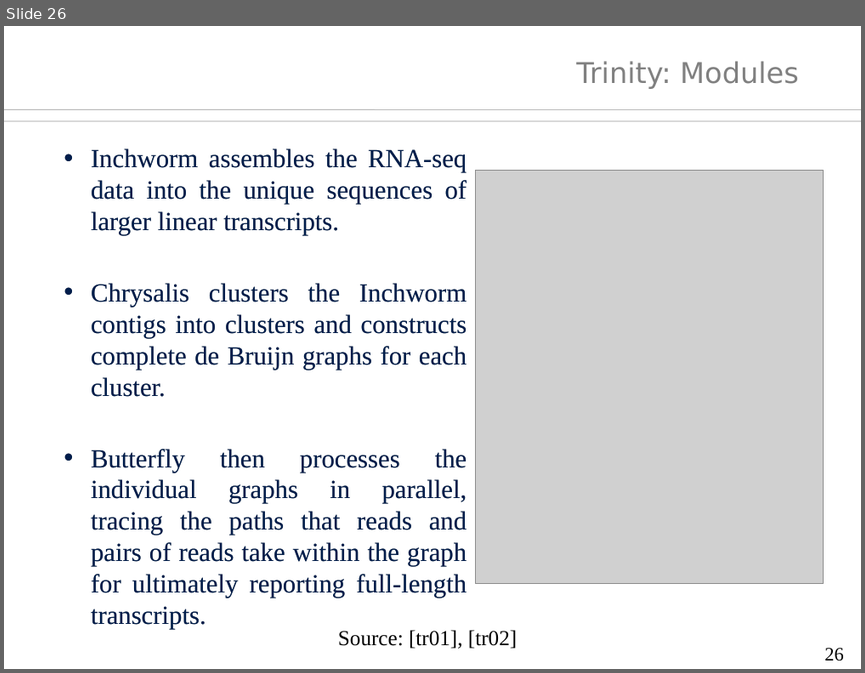
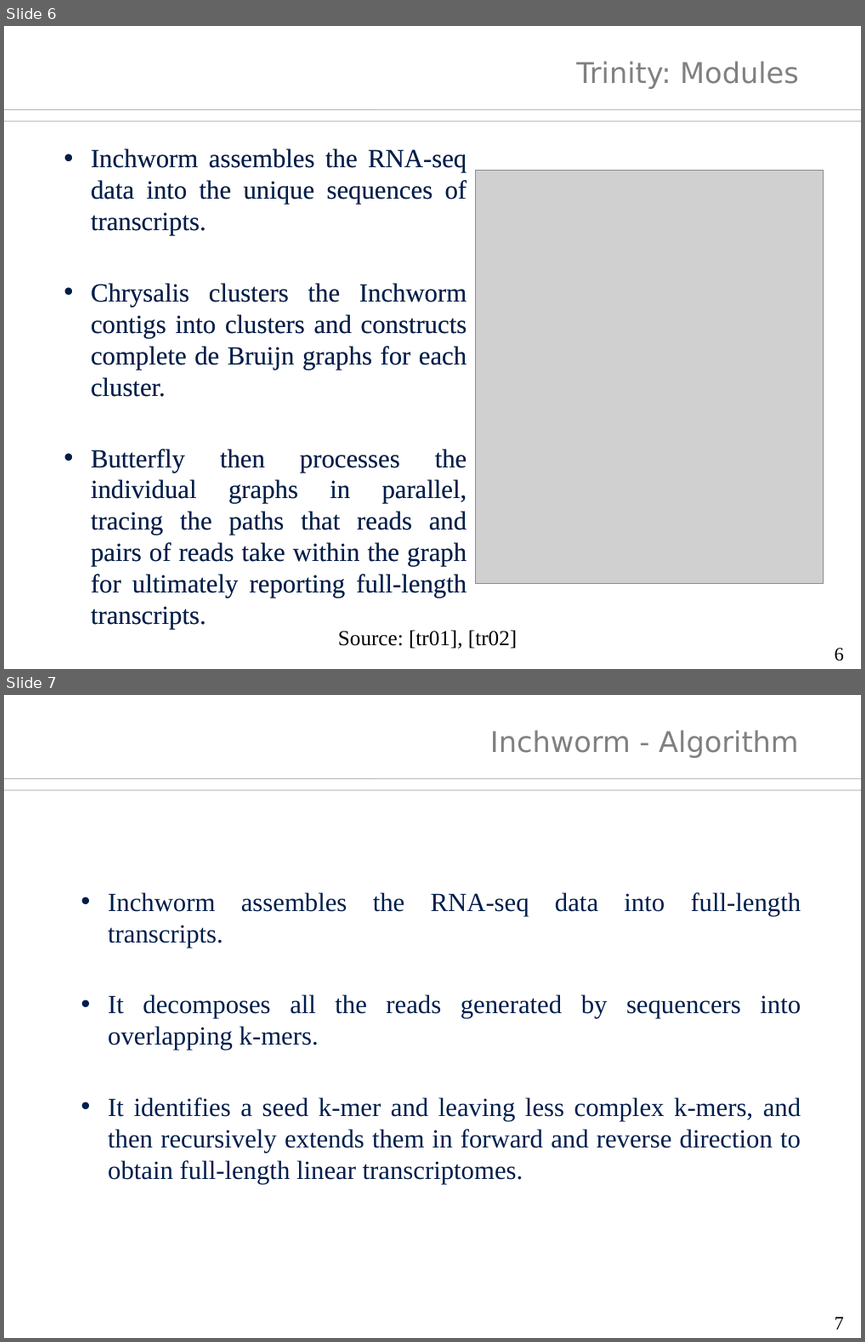
Before and after one commit to sh-ankur/parallel-inchworm, a slide deck: thesis/thesis-ppt.odp. Shown one above the other, each under a label of ours: slide 26 before the commit, slides 6 and 7 after it. The pictures are 865x673 and 865x1342 pixels, drawn with LibreOffice and Linux fonts; fonts in the diff are those of the drawing; grey boxes stand for pictures; background and template pictures are left out. Boxes give left, top, right and bottom in pixels: in the first picture for what was removed or moved away, otherwise in the second. Text is boxed around its words. In the diff, an @@ line names an element or a change of style, - is before the commit and + after.

```diff
--- a/thesis/thesis-ppt.odp
+++ b/thesis/thesis-ppt.odp
@@ slide 7 added at (x1=4, y1=695, x2=861, y2=1338), background #FFFFFF; not listed: 2 template elements that a slide beside it also shows @@
@@ title added at (x1=490, y1=730, x2=799, y2=758), 24 pt, text #808080 @@
+Inchworm - Algorithm
@@ text added at (x1=108, y1=892, x2=801, y2=1184), 22 pt, text #001D4B @@
+  • Inchworm assembles the RNA-seq data into full-length transcripts.
+  • It decomposes all the reads generated by sequencers into overlapping k-mers.
+  • It identifies a seed k-mer and leaving less complex k-mers, and then recursively extends them in forward and reverse direction to obtain full-length linear transcriptomes.
@@ page number added at (x1=834, y1=1316, x2=844, y2=1329), 16 pt, text #000000 @@
+7
@@ what was slide 26 is now slide 6 @@
@@ slide 6 changed as well @@
@@ text at (x1=91, y1=148, x2=467, y2=235): text changed @@
-  • Inchworm assembles the RNA-seq data into the unique sequences of larger linear transcripts.
+  • Inchworm assembles the RNA-seq data into the unique sequences of transcripts.
@@ page number at (x1=834, y1=647, x2=844, y2=661): text changed @@
-26
+6
```
Also in this commit, not shown: 14 other slides changed, 16 other slides added, 7 slides removed, 23 other files.
